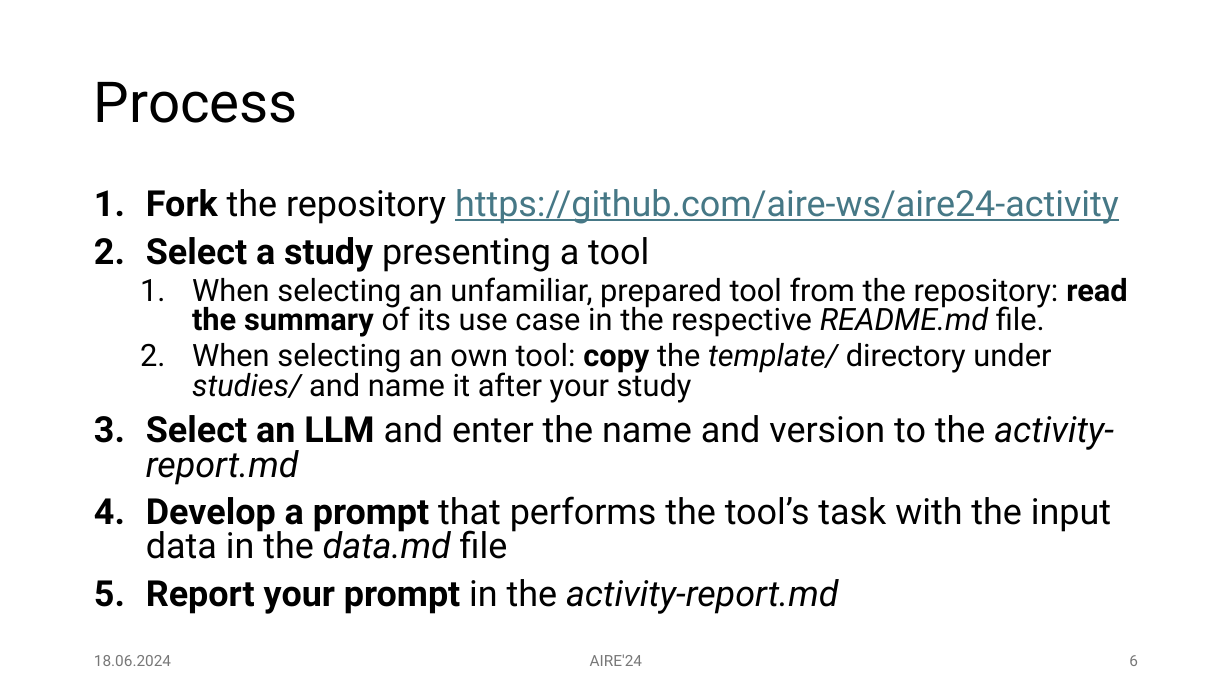
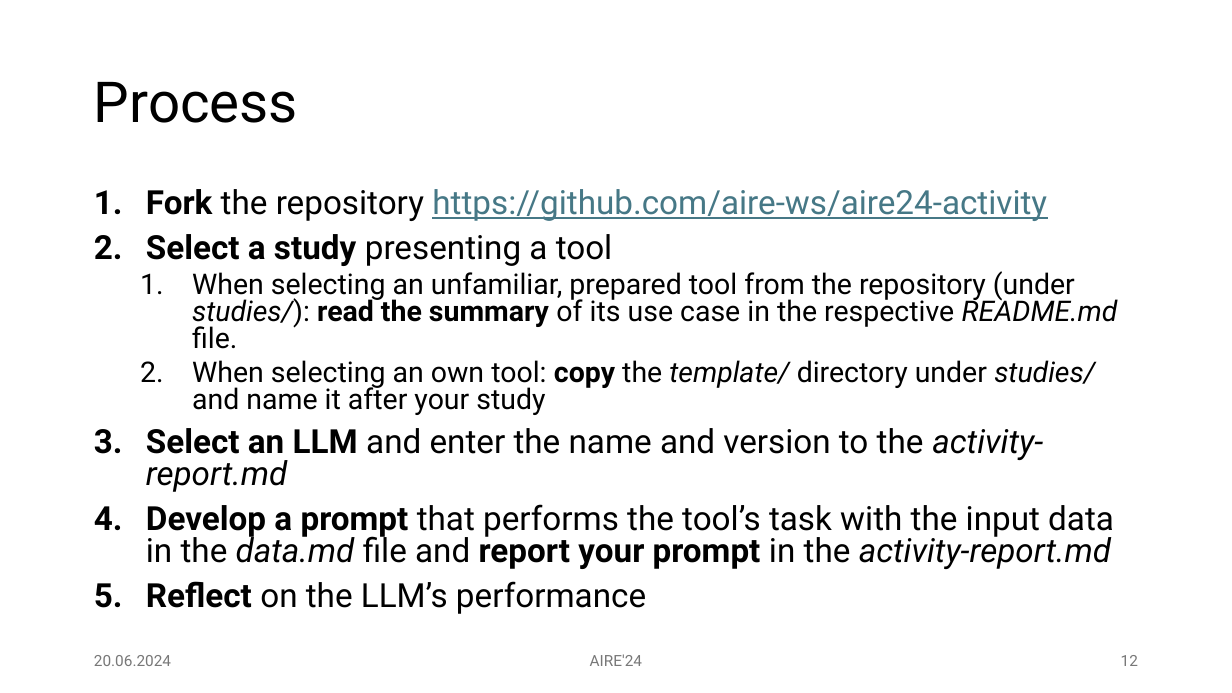
Before and after one commit to skopczynska/aire24-activity, a slide deck: slide 12 of presentation/aire24-activity-slides.pptx (slide 6 before the commit). Drawn at 1232x693 pixels with LibreOffice and Linux fonts; fonts in the diff are those of the drawing. Boxes give left, top, right and bottom in pixels: in the first picture for what was removed or moved away, otherwise in the second. Text is boxed around its words. In the diff, an @@ line names an element or a change of style, - is before the commit and + after.

Commit message:
Updated activity slides

```diff
--- a/presentation/aire24-activity-slides.pptx
+++ b/presentation/aire24-activity-slides.pptx
@@ text at (146,189,1095,492): size 28 to 25.9 pt in "Fork the repository https://github.com/aire-ws/aire24-activi ...", "Select a study presenting a tool", "Select an LLM and enter the name ..."; size 24 to 22.2 pt in "When selecting an own tool: copy the ..." @@
@@ text at (192,271,1118,349): text changed; size 24 to 22.2 pt @@
-  1. When selecting an unfamiliar, prepared tool from the repository: read the summary of its use case in the respective README.md file.
+  1. When selecting an unfamiliar, prepared tool from the repository (under studies/): read the summary of its use case in the respective README.md file.
@@ text at (146,504,1114,614): text changed; size 28 to 25.9 pt @@
-4. Develop a prompt that performs the tool’s task with the input data in the data.md file
-5. Report your prompt in the activity-report.md
+4. Develop a prompt that performs the tool’s task with the input data in the data.md file and report your prompt in the activity-report.md
+5. Reflect on the LLM’s performance
@@ text at (94,655,171,666): text changed @@
-18.06.2024
+20.06.2024
@@ page number at (1121,655,1138,666): text changed @@
-6
+12
```
Also in this commit, not shown: 7 other slides changed, 7 slides added, 1 other file.
